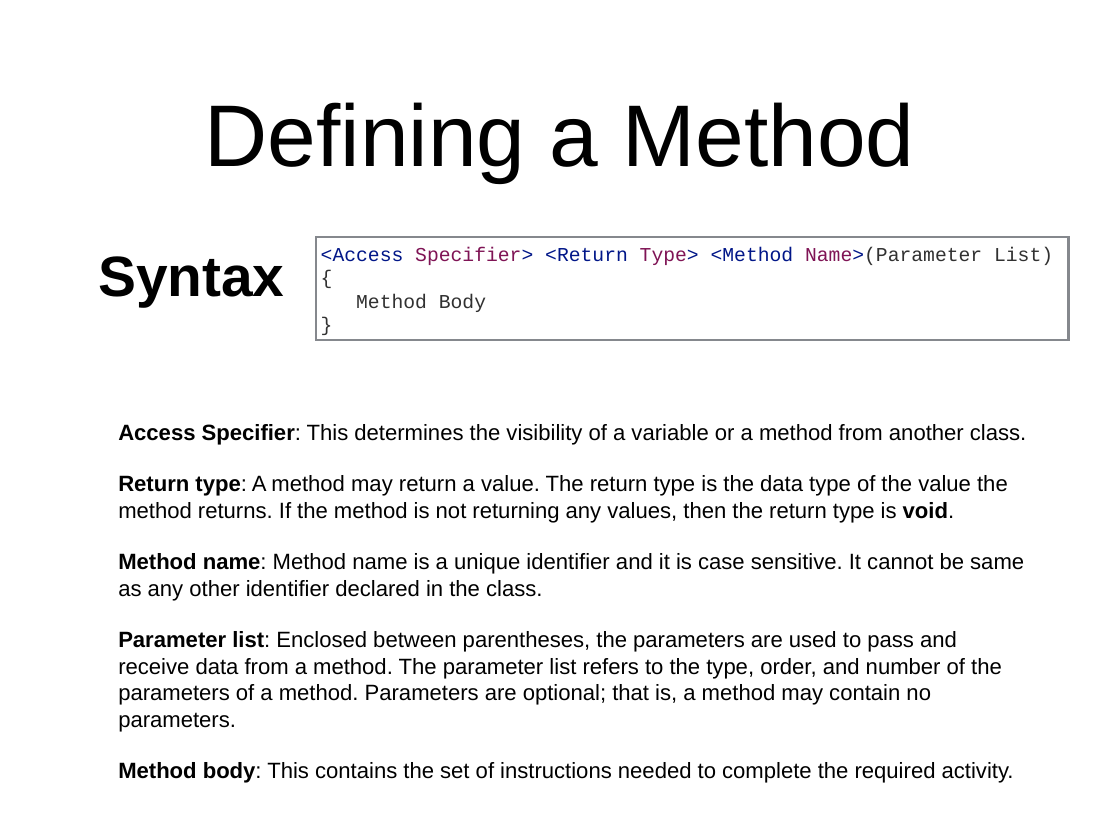
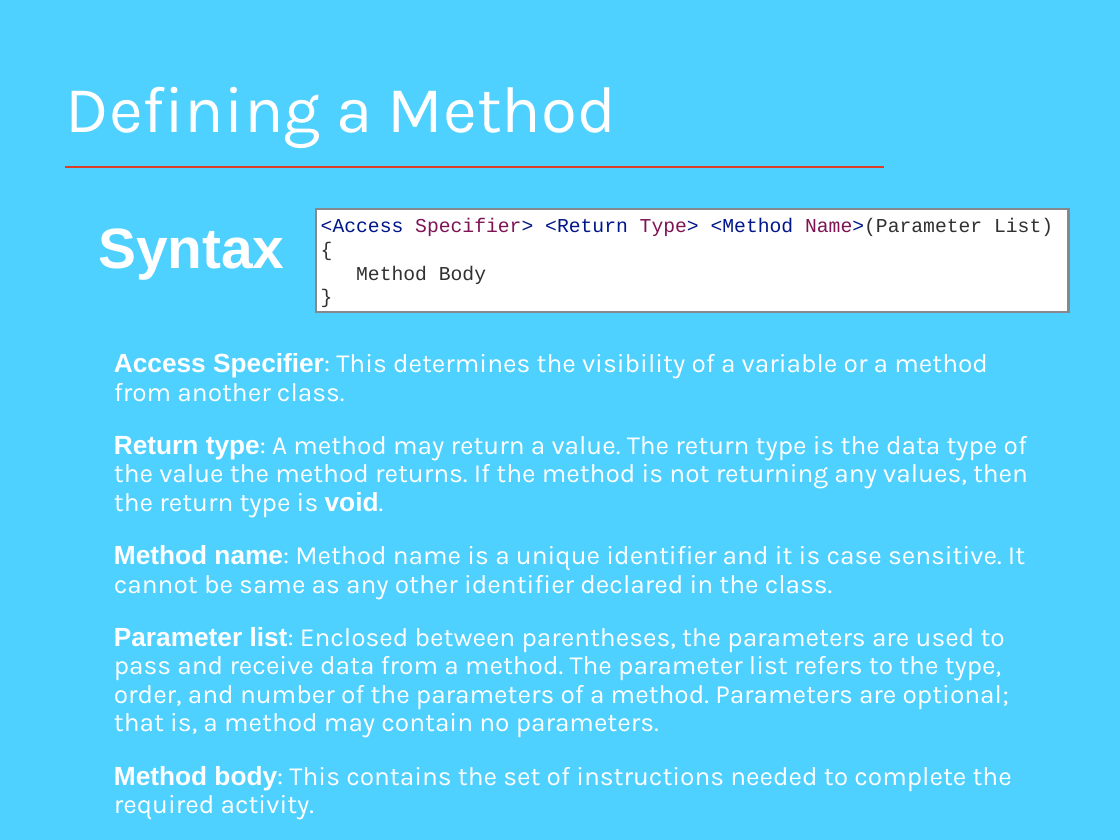
Before and after one commit to Falkhanaizi/TechHub, a slide deck: slide 55 of introduction to C# in VS 2015.pptx. Drawn at 1120x840 pixels with LibreOffice and Linux fonts; fonts in the diff are those of the drawing. Boxes give left, top, right and bottom in pixels: in the first picture for what was removed or moved away, otherwise in the second. Text is boxed around its words. In the diff, an @@ line names an element or a change of style, - is before the commit and + after.

```diff
--- a/introduction to C# in VS 2015.pptx
+++ b/introduction to C# in VS 2015.pptx
@@ background #FFFFFF to #4FD1FF @@
@@ title "Defining a Method": place and size @@
-title "Defining a Method" at (205,102,915,182)
+title "Defining a Method" at (66,87,616,148)
@@ title "Defining a Method" at (66,87,616,148): size 80 to 60 pt, font Arial to Karla, text colour #000000 to #FFFFFF; alignment centre to left; line spacing 1 to 0.9 @@
@@ line added from (885, 167) to (65, 167), #DC3F25 1.5 pt @@
@@ text "Syntax": place and size @@
-text "Syntax" at (98,256,284,306)
+text "Syntax" at (98,228,284,278)
@@ text "Syntax" at (98,228,284,278): text colour #000000 to #FFFFFF; alignment centre to left @@
@@ rectangle "<Access Specifier> <Return Type> <Method ...": place and size @@
-rectangle "<Access Specifier> <Return Type> <Method ..." at (317,237,1069,340)
+rectangle "<Access Specifier> <Return Type> <Method ..." at (317,210,1069,313)
@@ rectangle "<Access Specifier> <Return Type> <Method ..." at (317,210,1069,313): fill none to #FFFFFF @@
@@ text "Access Specifier: This determines the ...": place and size @@
-text "Access Specifier: This determines the ..." at (118,424,1026,783)
+text "Access Specifier: This determines the ..." at (114,353,1028,791)
@@ text "Access Specifier: This determines the ..." at (114,353,1028,791): size 20.2 to 24 pt, font Arial to Karla, text colour #000000 to #FFFFFF; line spacing 1 to 0.9; vertical alignment middle to top @@
```
Also in this commit, not shown: 56 other slides changed.
